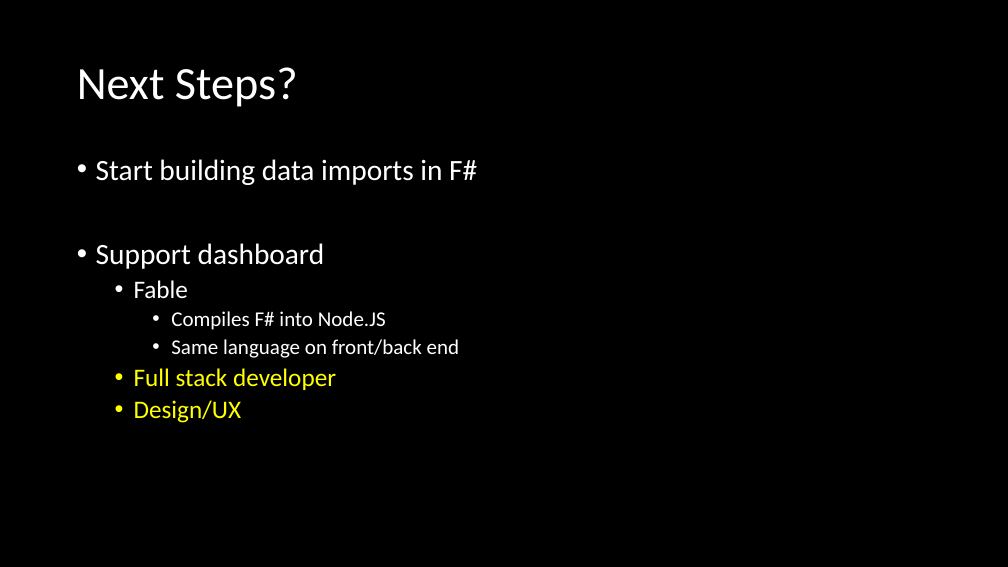
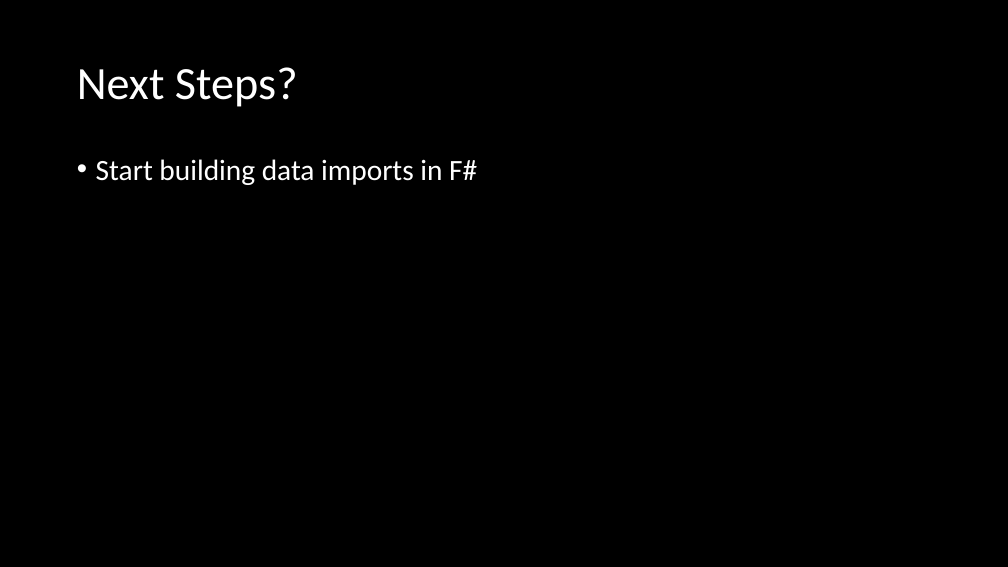
Before and after one commit to jaydpather/FSharpETLDemo, a slide deck: slide 13 of presentations/FSharpETLDemo.pptx. Drawn at 1008x567 pixels with LibreOffice and Linux fonts; fonts in the diff are those of the drawing. Boxes give left, top, right and bottom in pixels: in the first picture for what was removed or moved away, otherwise in the second. Text is boxed around its words. In the diff, an @@ line names an element or a change of style, - is before the commit and + after.

```diff
--- a/presentations/FSharpETLDemo.pptx
+++ b/presentations/FSharpETLDemo.pptx
@@ text at [96, 243, 460, 423]: paragraphs removed @@
-• Support dashboard
-  • Fable
-    • Compiles F# into Node.JS
-    • Same language on front/back end
-  • Full stack developer
-  • Design/UX
```
Also in this commit, not shown: 1 other slide changed, 1 slide added, 4 slides removed, 7 other files.
